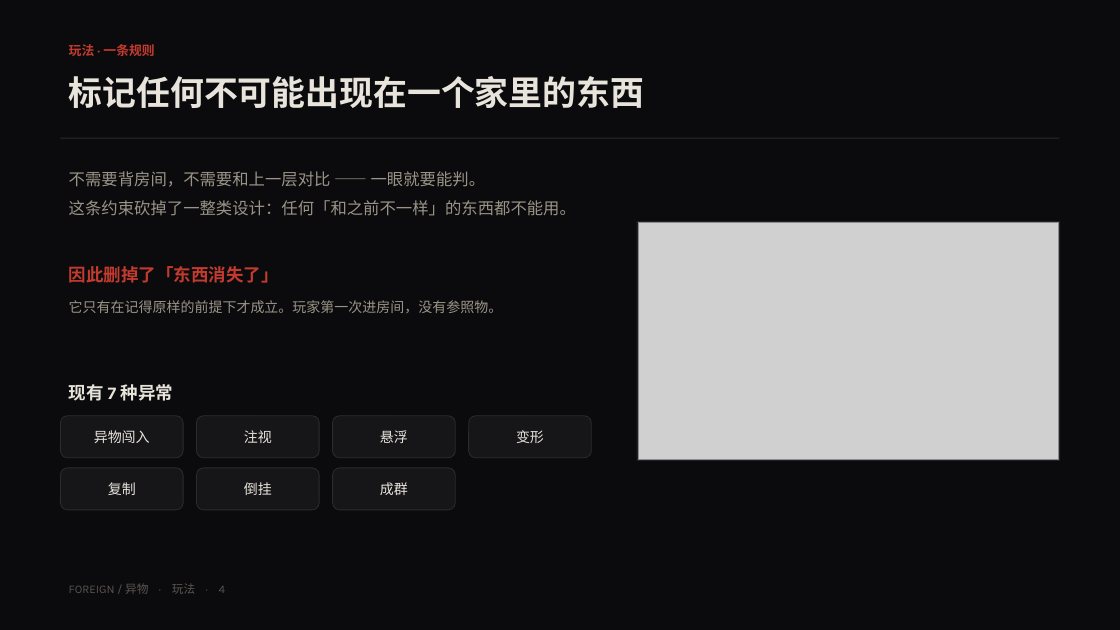
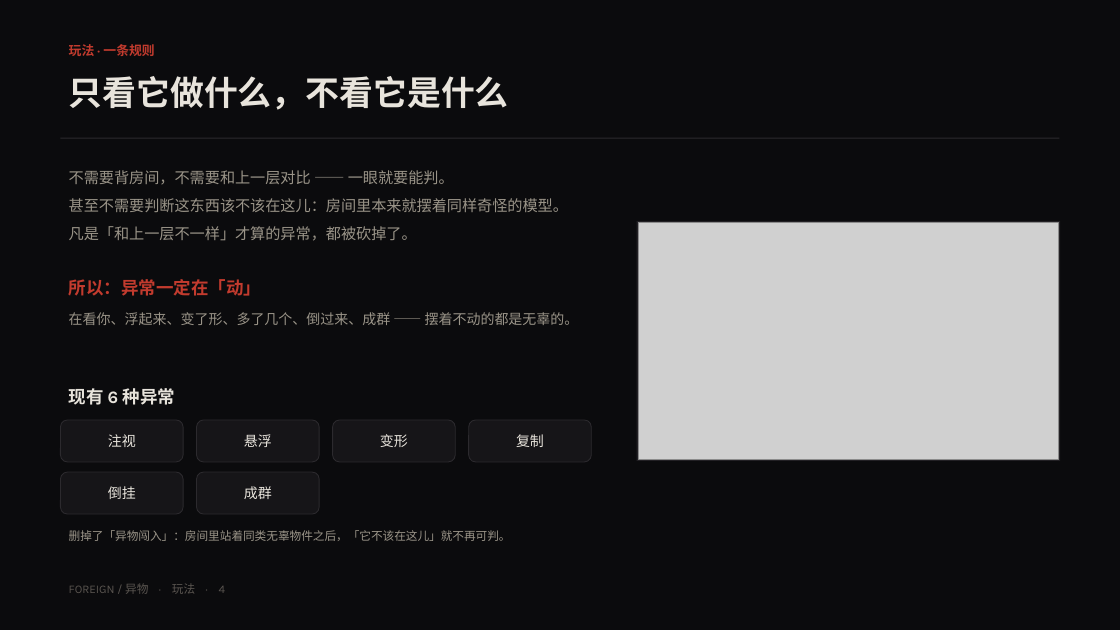
Before and after one commit to cyn-nya/foreign, a slide deck: slide 4 of artifacts/report/FOREIGN-report.pptx. Drawn at 1120x630 pixels with LibreOffice and Linux fonts; fonts in the diff are those of the drawing; grey boxes stand for pictures. Boxes give left, top, right and bottom in pixels: in the first picture for what was removed or moved away, otherwise in the second. Text is boxed around its words. In the diff, an @@ line names an element or a change of style, - is before the commit and + after.

```diff
--- a/artifacts/report/FOREIGN-report.pptx
+++ b/artifacts/report/FOREIGN-report.pptx
@@ text at (69,76,509,110): text changed @@
-标记任何不可能出现在一个家里的东西
+只看它做什么，不看它是什么
@@ text at (69,170,454,184): size 14 to 13 pt in "不需要背房间，不需要和上一层对比 —— 一眼就要能判。" @@
@@ text at (69,198,568,241): text changed; size 14 to 13 pt @@
-这条约束砍掉了一整类设计：任何「和之前不一样」的东西都不能用。
+甚至不需要判断这东西该不该在这儿：房间里本来就摆着同样奇怪的模型。
+凡是「和上一层不一样」才算的异常，都被砍掉了。
@@ text removed at (69,266,279,283) @@
-因此删掉了「东西消失了」
@@ text added at (69,279,261,296), 15 pt, text #C23B2E, bold @@
+所以：异常一定在「动」
@@ text removed at (69,300,503,313) @@
-它只有在记得原样的前提下才成立。玩家第一次进房间，没有参照物。
@@ text added at (69,312,579,325), 12 pt, text #9A9488 @@
+在看你、浮起来、变了形、多了几个、倒过来、成群 —— 摆着不动的都是无辜的。
@@ text at (69,388,175,405): text changed @@
-现有 7 种异常
+现有 6 种异常
@@ text removed at (94,430,150,443) @@
-异物闯入
@@ text "复制": place and size @@
-text "复制" at (108,482,136,495)
+text "复制" at (516,434,544,447)
@@ 6 rounded rectangles: place and size @@
-6 rounded rectangles at (60,416,592,510)
+6 rounded rectangles at (60,420,592,514)
@@ rounded rectangle removed at (333,468,455,510) @@
@@ 5 texts: place and size @@
-5 texts at (244,430,544,495)
+5 texts at (108,434,408,499)
@@ text added at (69,530,511,541), 10 pt, text #9A9488 @@
+删掉了「异物闯入」：房间里站着同类无辜物件之后，「它不该在这儿」就不再可判。
```
Also in this commit, not shown: 1 other slide changed, 2 other files.
